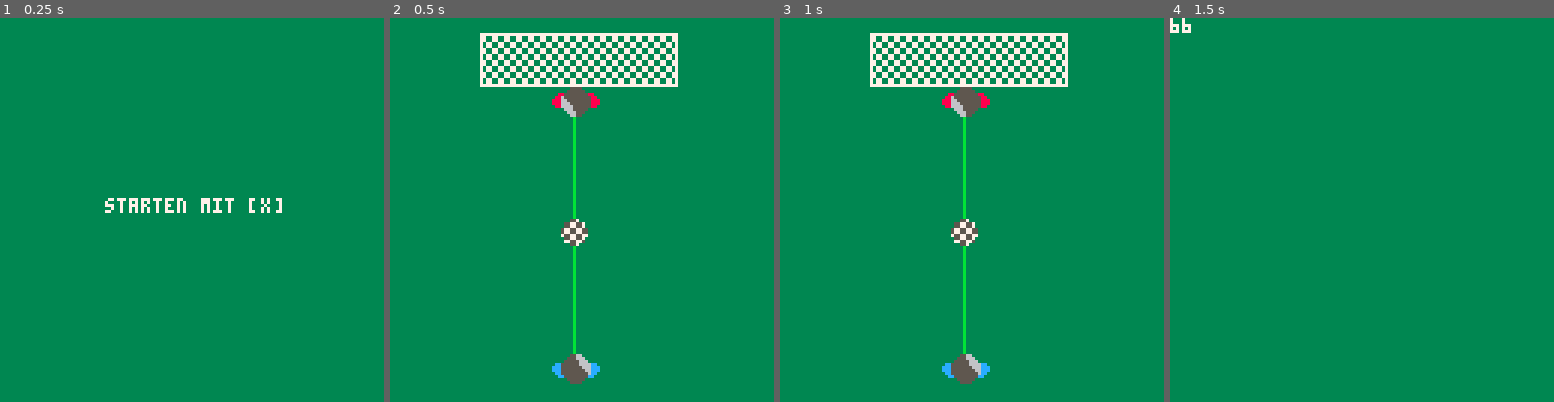
Above: before the commit, frames 1-4 (left to right).
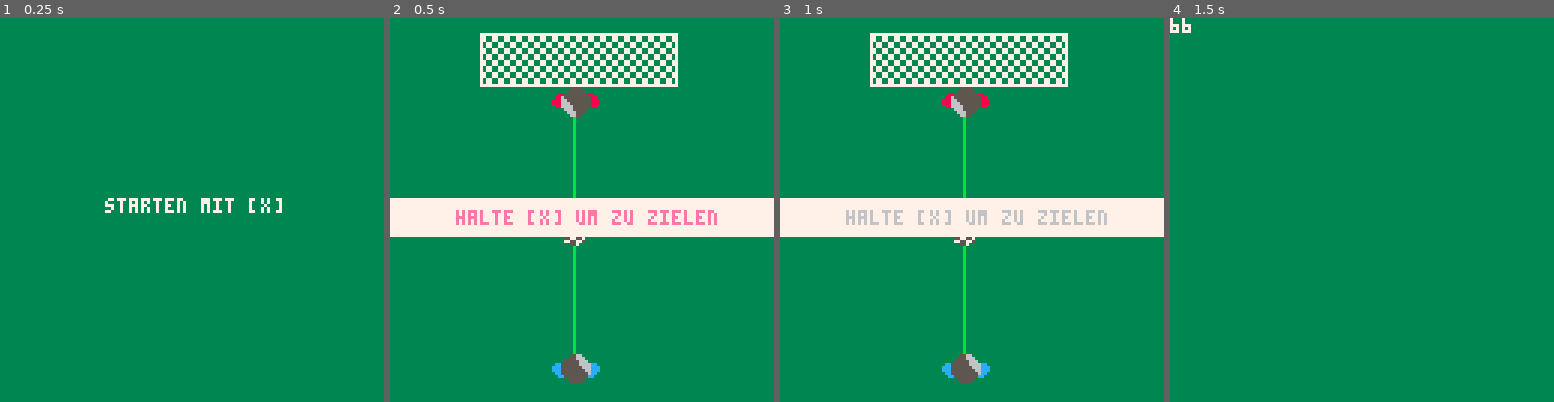
Above: after the commit, the same moments.

Repository: zothynine/torchance
Game: PICO-8 cartridge elfmeter.p8
Two runs of this game, one before a commit and one after it. Both use one fixed random seed, a clock stepped at 60 frames per second and the inputs below.
Inputs:
- Up to frame 1 (0.25 s): no input
- Up to frame 2 (0.5 s): tap X (X key) at 0.33 s
- Up to frame 3 (1 s): no input
- Up to frame 4 (1.5 s): tap X (X key) at 1.07 s

Frame 1 is identical in both runs. In frame 2, 10% of the frame differs, in the area x 0-100%, y 46-58%; in frame 3, 10%; in frame 4, nothing differs.

Commit message:
Make hint text blink

Diff:
--- a/elfmeter.p8
+++ b/elfmeter.p8
@@ -20,6 +20,25 @@
 	rectfill(30,5,95,22,0x07)
 	fillp()
 	rect(30,5,95,22,7)
+end
+
+--juicyness
+function blink_hint_txt()
+
+	if hint.blinktimer == 6 then
+
+ 	hint.colpos += 1
+
+ 	if hint.colpos > #hint.colors then
+ 		hint.colpos = 1
+ 	end
+
+ 	hint.txtcol = hint.colors[hint.colpos]
+
+ 	hint.blinktimer = 0
+	end
+
+	hint.blinktimer += 1
 end
 -->8
 --start
@@ -89,6 +108,12 @@
 	--goalie
 	spr(1,54,20,2,2,1,1)
 	pal()
+	if not aiming.started then
+		blink_hint_txt()
+		rectfill(0,60,127,72,7)
+		print("halte [x] um zu zielen",22,64,hint.txtcol)
+	end
+
 end
 -->8
 --kick
@@ -133,18 +158,23 @@
 
 function _init()
 	xdown = false
+	fresh = true
 	player = {}
 	kicking = {}
 	aiming = {}
+	hint = {}
 	player.x = 54
 	player.y = 109
-	fresh = true
 	aiming.direction = -1
 	aiming.started = false
 	aiming.ended = false
+	aim_x = 62
 	kicking.started = false
 	kicking.ended = false
-	aim_x = 62
+	hint.colors = {15,14,6,14}
+	hint.colpos = 1
+	hint.txtcol = hint.colors[1]
+	hint.blinktimer = 0
 	_update60 = update_start
 	_draw = draw_start
 end
